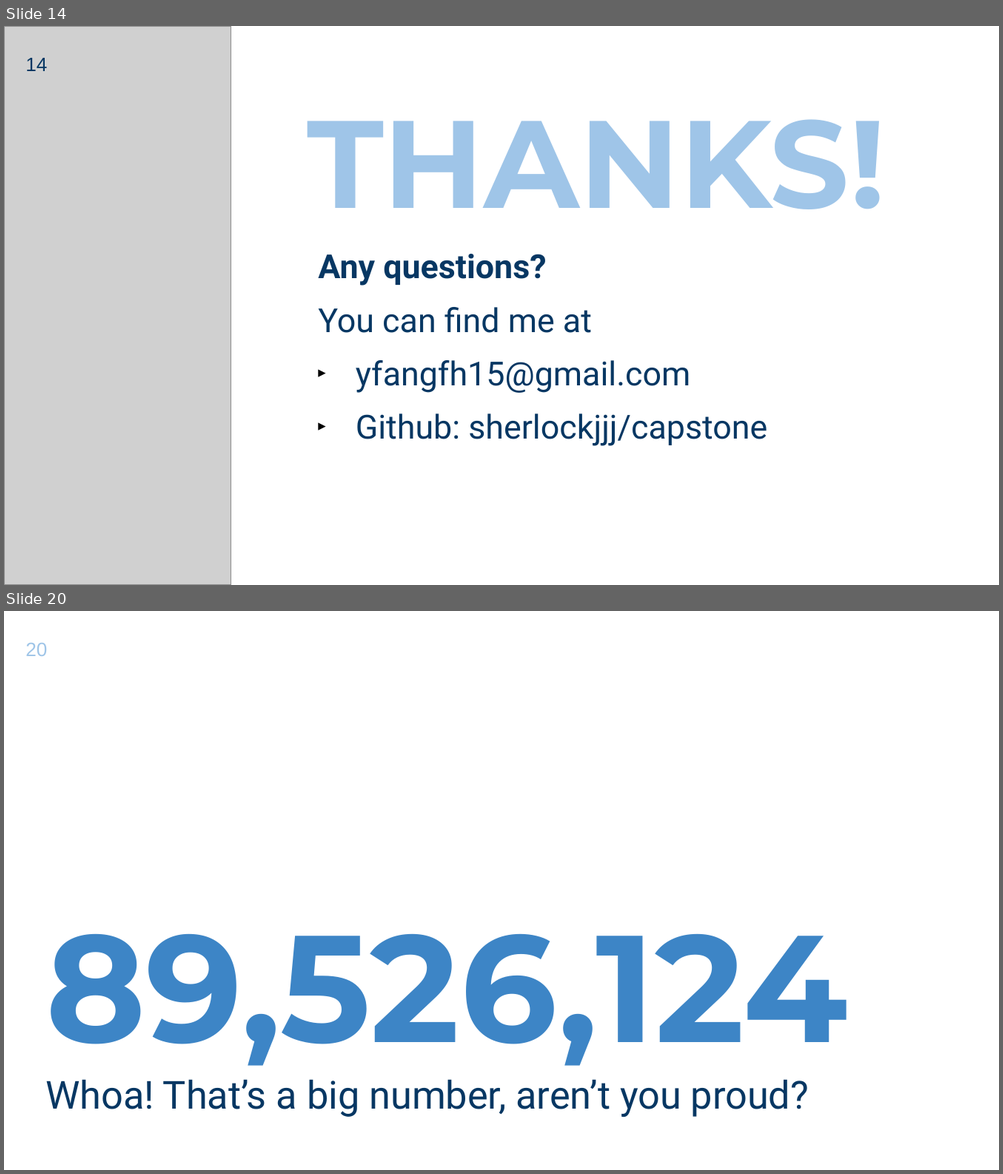
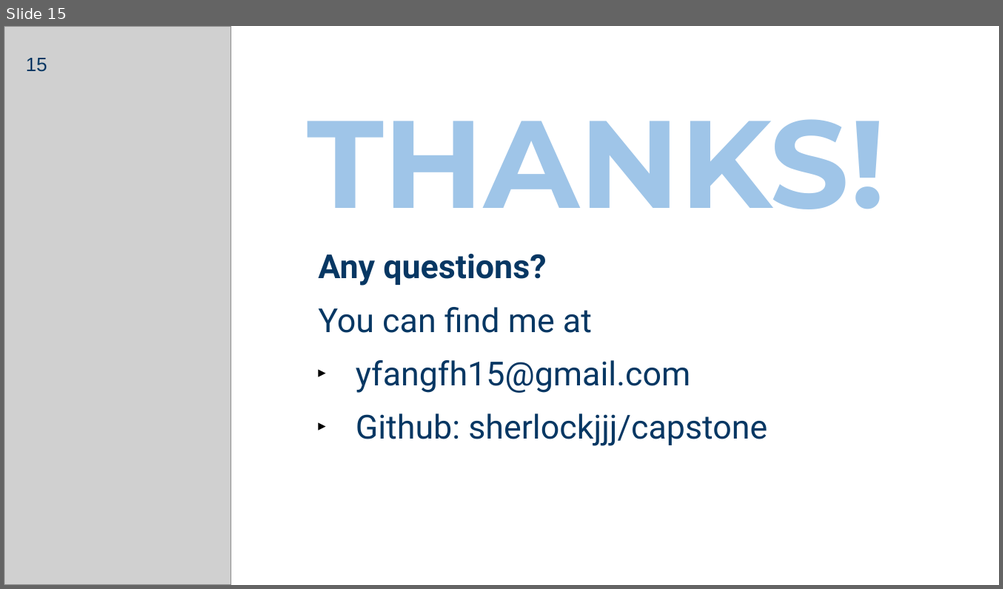
Before and after one commit to sherlockjjj/T-Watch, a slide deck: Capstone.pptx. Shown one above the other, each under a label of ours: slides 14 and 20 before the commit, slide 15 after it; the slides between them are not shown. The pictures are 1003x1174 and 1003x589 pixels, drawn with LibreOffice and Linux fonts; fonts in the diff are those of the drawing; grey boxes stand for pictures. Boxes give left, top, right and bottom in pixels: in the first picture for what was removed or moved away, otherwise in the second. Text is boxed around its words. In the diff, an @@ line names an element or a change of style, - is before the commit and + after.

```diff
--- a/Capstone.pptx
+++ b/Capstone.pptx
@@ slide 20 removed at (4,611,999,1170), background #FFFFFF @@
@@ page number removed at (25,643,47,656) @@
-20
@@ title removed at (45,934,848,1066) @@
-89,526,124
@@ subtitle removed at (45,1079,808,1117) @@
-Whoa! That’s a big number, aren’t you proud?
@@ what was slide 14 is now slide 15 @@
@@ page number at (25,58,47,72): text changed @@
-14
+15
```
Also in this commit, not shown: 6 slides changed, 5 slides added, 13 other slides removed.
